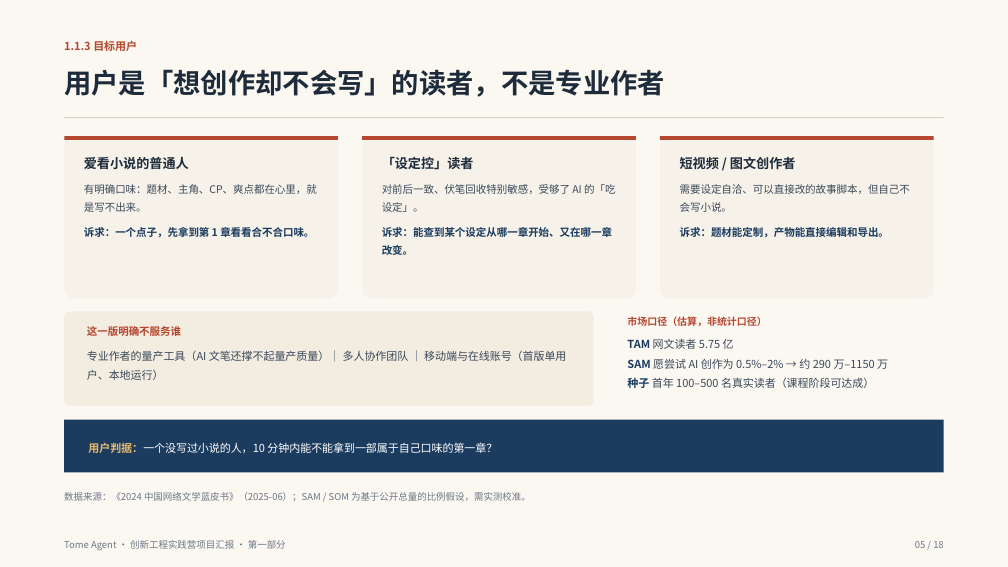
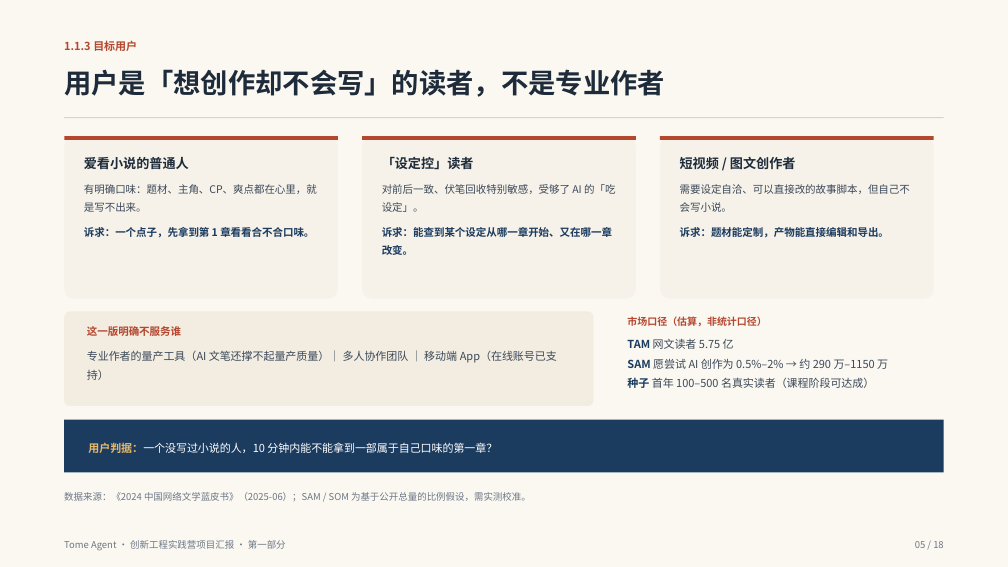
Before and after one commit to liuliyisui/tome-agent, a slide deck: slide 5 of docs/slides/Tome-Agent_第一部分_产品设计与设计原则.pptx. Drawn at 1008x567 pixels with LibreOffice and Linux fonts; fonts in the diff are those of the drawing. Boxes give left, top, right and bottom in pixels: in the first picture for what was removed or moved away, otherwise in the second. Text is boxed around its words. In the diff, an @@ line names an element or a change of style, - is before the commit and + after.

```diff
--- a/docs/slides/Tome-Agent_第一部分_产品设计与设计原则.pptx
+++ b/docs/slides/Tome-Agent_第一部分_产品设计与设计原则.pptx
@@ text at (87, 350, 557, 380): text changed @@
-专业作者的量产工具（AI 文笔还撑不起量产质量）｜ 多人协作团队 ｜ 移动端与在线账号（首版单用户、本地运行）
+专业作者的量产工具（AI 文笔还撑不起量产质量）｜ 多人协作团队 ｜ 移动端 App（在线账号已支持）
```
Also in this commit, not shown: 7 other slides changed, 4 other files.
